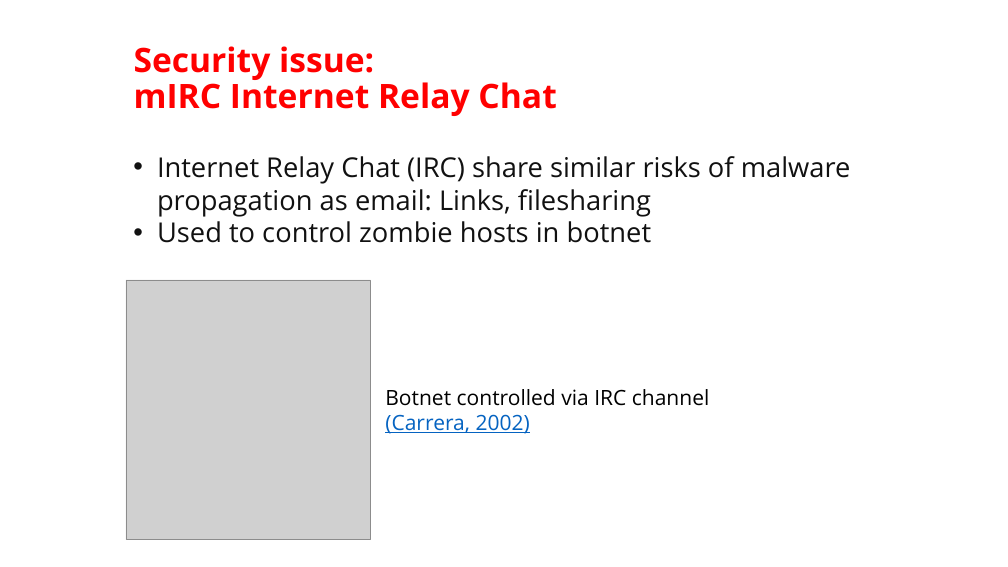
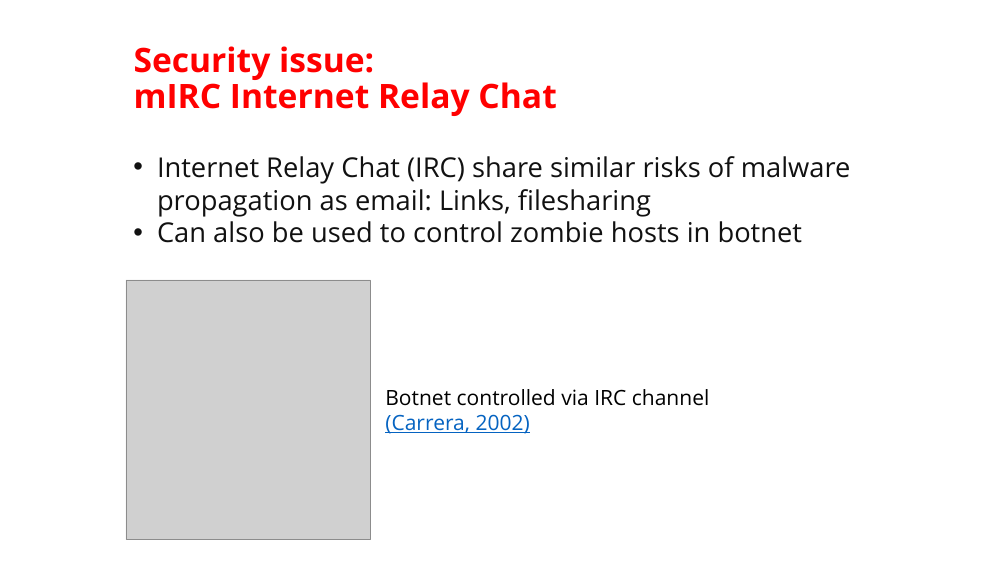
Before and after one commit to martymcflywa/ecu, a slide deck: slide 26 of year_1/sem_2/CSI1101_computer_security/0b_assignment_2_[22MAY15_0900]/dev/CSI1101_PONCE_A2_v03.pptx. Drawn at 1008x567 pixels with LibreOffice and Linux fonts; fonts in the diff are those of the drawing; grey boxes stand for pictures. Boxes give left, top, right and bottom in pixels: in the first picture for what was removed or moved away, otherwise in the second. Text is boxed around its words. In the diff, an @@ line names an element or a change of style, - is before the commit and + after.

Commit message:
CSI1101 A2: fixed some wording, ready for submission

```diff
--- a/year_1/sem_2/CSI1101_computer_security/0b_assignment_2_[22MAY15_0900]/dev/CSI1101_PONCE_A2_v03.pptx
+++ b/year_1/sem_2/CSI1101_computer_security/0b_assignment_2_[22MAY15_0900]/dev/CSI1101_PONCE_A2_v03.pptx
@@ text at (157, 221, 803, 243): text changed @@
-• Used to control zombie hosts in botnet
+• Can also be used to control zombie hosts in botnet
```
